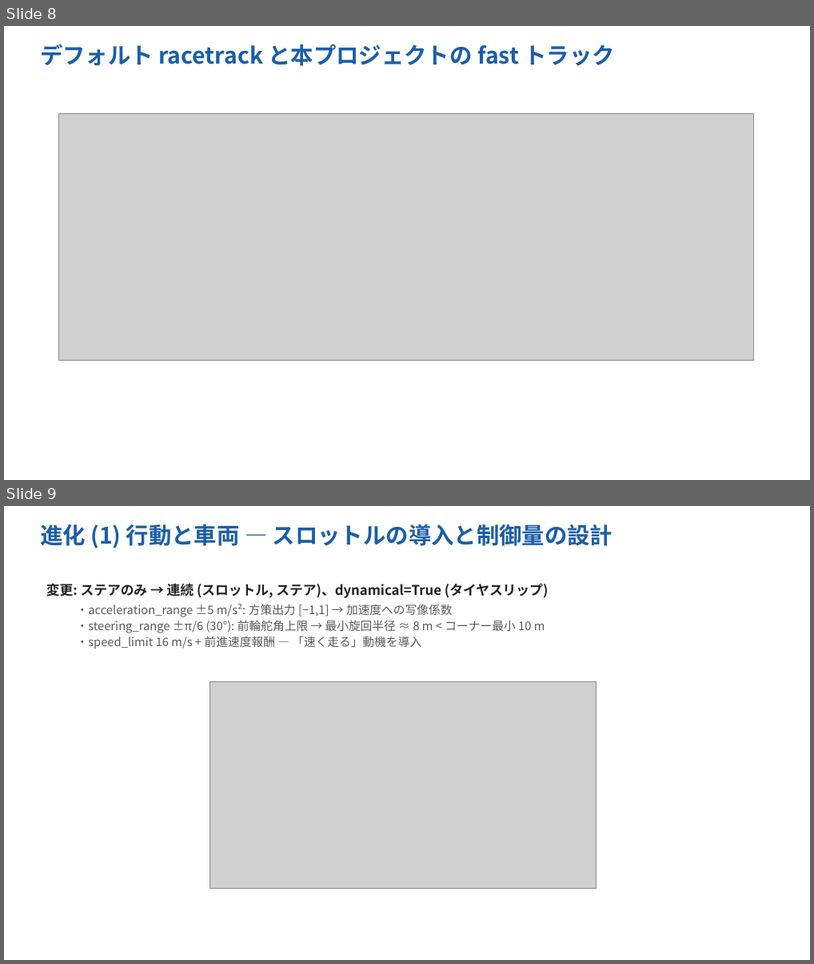
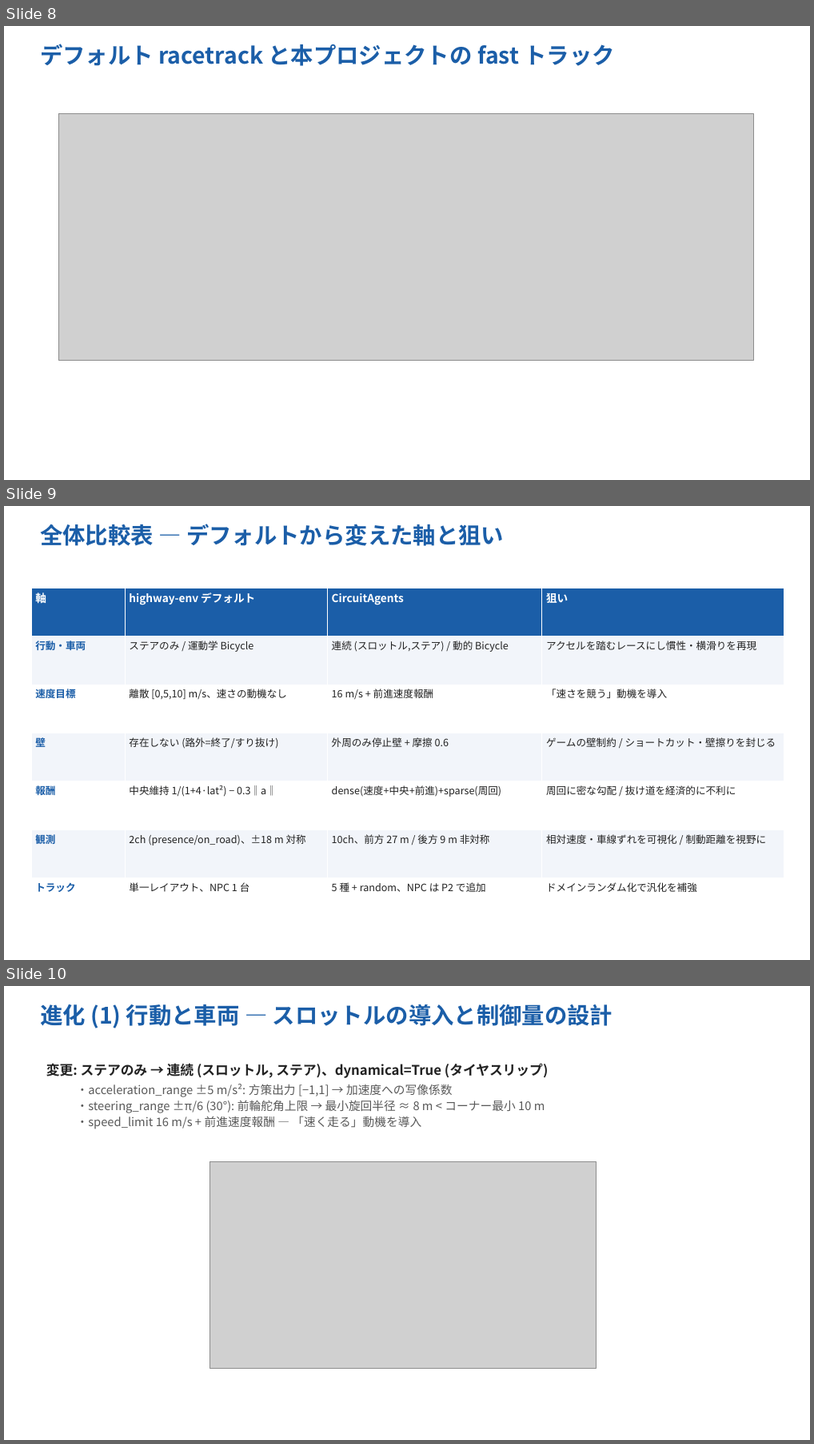
Before and after one commit to Evergarden0101/CircuitAgents, a slide deck: docs/CircuitAgents_intro_ja.pptx. Shown one above the other, each under a label of ours: slides 8 and 9 before the commit, slides 8, 9 and 10 after it. The pictures are 814x964 and 814x1444 pixels, drawn with LibreOffice and Linux fonts; fonts in the diff are those of the drawing; grey boxes stand for pictures. Boxes give left, top, right and bottom in pixels: in the first picture for what was removed or moved away, otherwise in the second. Text is boxed around its words. In the diff, an @@ line names an element or a change of style, - is before the commit and + after.

```diff
--- a/docs/CircuitAgents_intro_ja.pptx
+++ b/docs/CircuitAgents_intro_ja.pptx
@@ slide 9 added at (x1=4, y1=506, x2=810, y2=960), background #FFFFFF @@
@@ text added at (x1=40, y1=524, x2=504, y2=546), 27 pt, text #1B5EA8, bold @@
+全体比較表 — デフォルトから変えた軸と狙い
@@ table added at (x1=31, y1=588, x2=784, y2=927), 7 rows, 4 columns @@
+軸 | highway-env デフォルト | CircuitAgents | 狙い
+行動・車両 | ステアのみ / 運動学 Bicycle | 連続 (スロットル,ステア) / 動的 Bicycle | アクセルを踏むレースにし慣性・横滑りを再現
+速度目標 | 離散 [0,5,10] m/s、速さの動機なし | 16 m/s + 前進速度報酬 | 「速さを競う」動機を導入
+壁 | 存在しない (路外=終了/すり抜け) | 外周のみ停止壁 + 摩擦 0.6 | ゲームの壁制約 / ショートカット・壁擦りを封じる
+報酬 | 中央維持 1/(1+4·lat²) − 0.3‖a‖ | dense(速度+中央+前進)+sparse(周回) | 周回に密な勾配 / 抜け道を経済的に不利に
+観測 | 2ch (presence/on_road)、±18 m 対称 | 10ch、前方 27 m / 後方 9 m 非対称 | 相対速度・車線ずれを可視化 / 制動距離を視野に
+トラック | 単一レイアウト、NPC 1 台 | 5 種 + random、NPC は P2 で追加 | ドメインランダム化で汎化を補強
@@ what was slide 9 is now slide 10 @@
```
